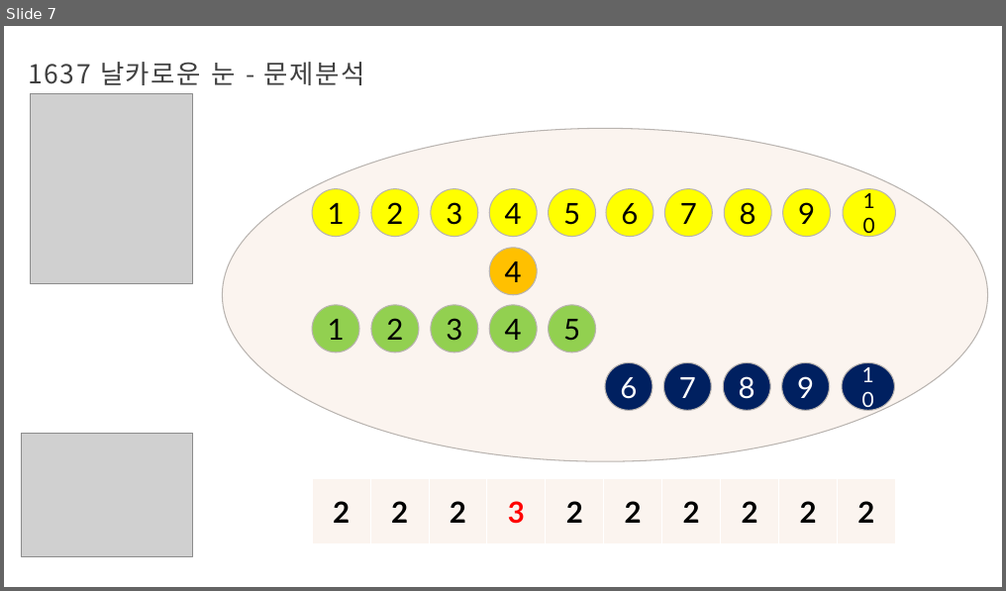
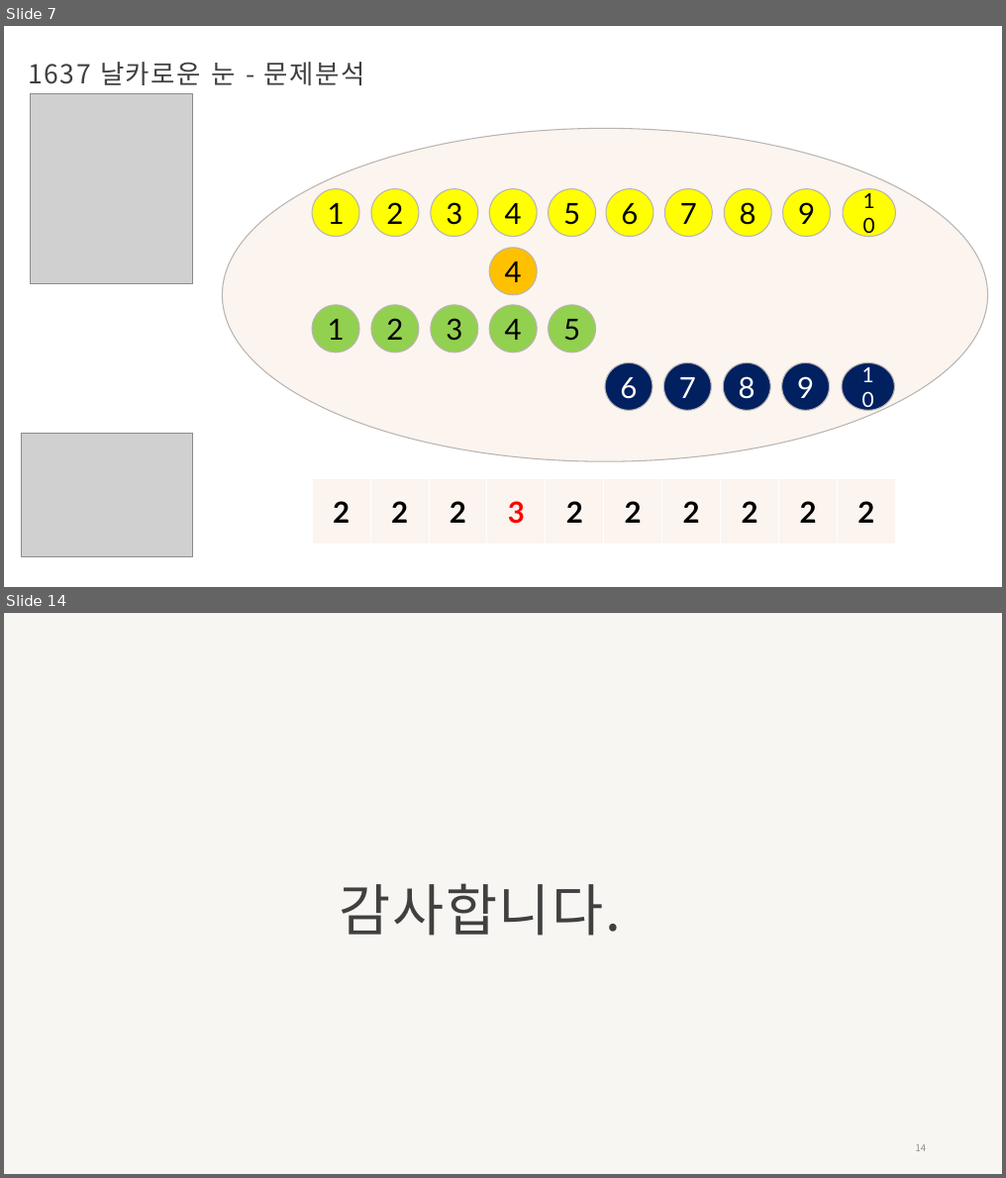
Before and after one commit to Iron-Hee/AlgorithmStudy, a slide deck: 이분 탐색_매개변수 탐색_발표자료.pptx. Shown one above the other, each under a label of ours: slide 7 before the commit, slides 7 and 14 after it; the slides between them are not shown. The pictures are 1006x591 and 1006x1178 pixels, drawn with LibreOffice and Linux fonts; fonts in the diff are those of the drawing; grey boxes stand for pictures; background and template pictures are left out. Boxes give left, top, right and bottom in pixels: in the first picture for what was removed or moved away, otherwise in the second. Text is boxed around its words. In the diff, an @@ line names an element or a change of style, - is before the commit and + after.

```diff
--- a/이분 탐색_매개변수 탐색_발표자료.pptx
+++ b/이분 탐색_매개변수 탐색_발표자료.pptx
@@ slide 14 added at [4,613,1002,1174], background #F7F6F3 @@
@@ title added at [340,883,621,936], 54 pt, text #404040 @@
+감사합니다.
@@ page number added at [916,1145,926,1152], 9 pt, text #8C8C8C @@
+14
```
Also in this commit, not shown: 9 slides changed, 2 other slides added, 1 slide removed, 1 other file.
